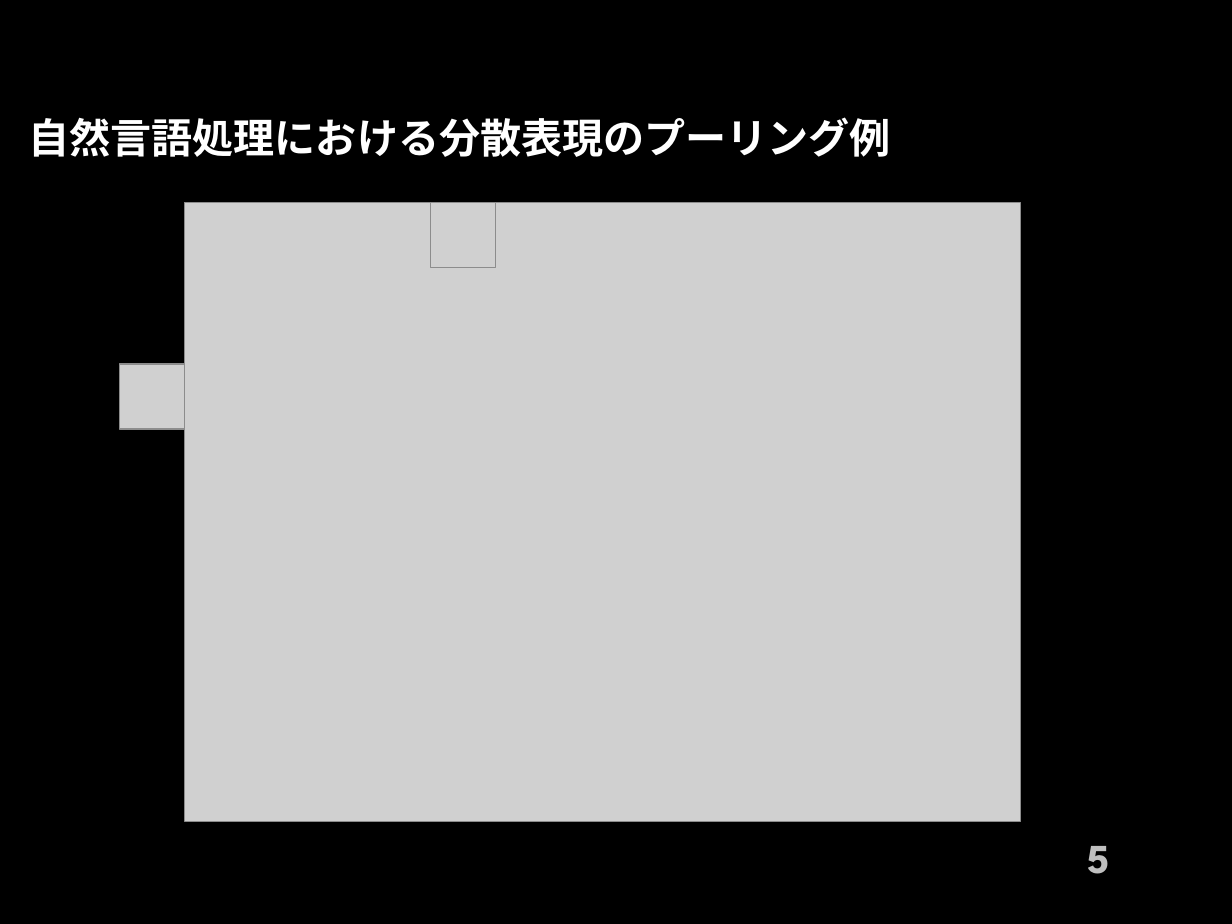
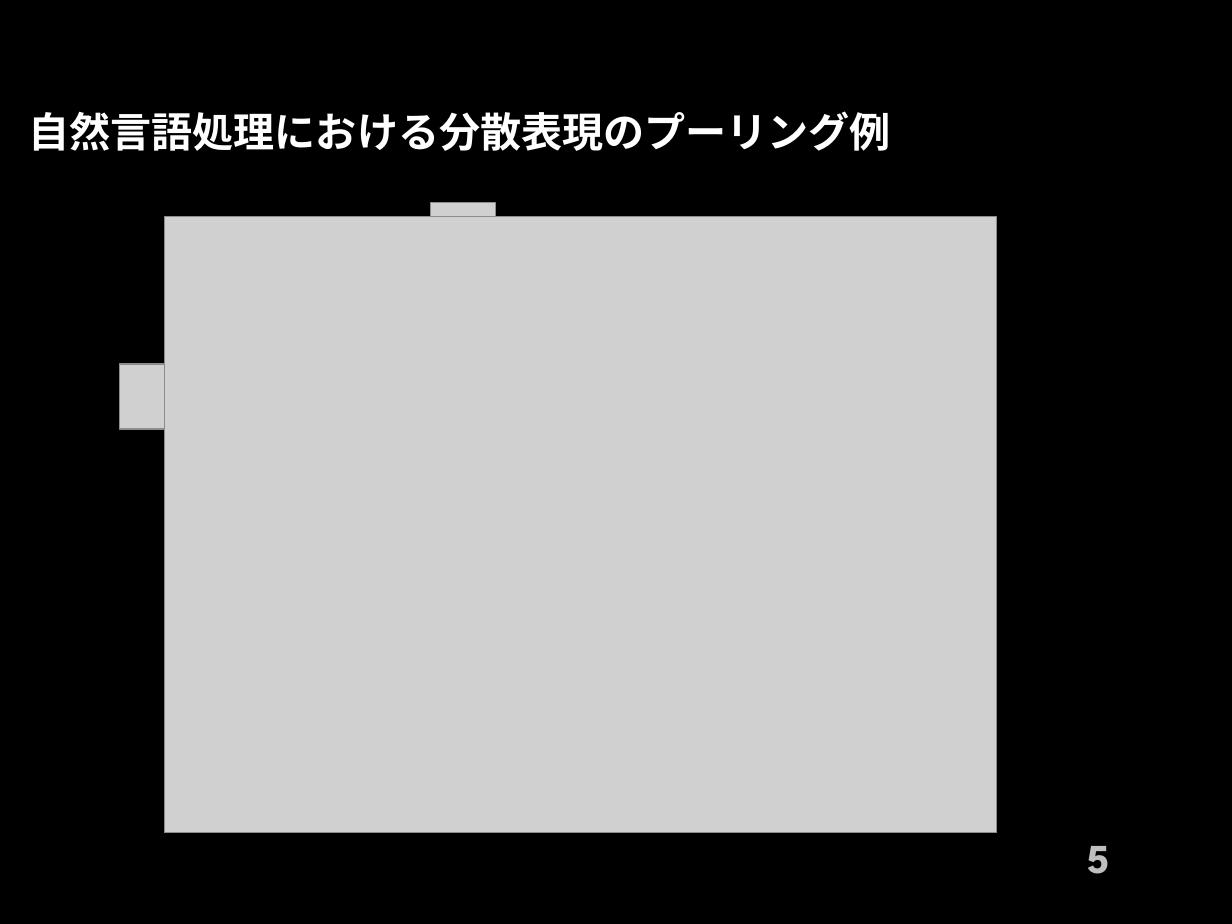
Before and after one commit to 1g-hub/takayama_b, a slide deck: slide 5 of prsn/shuron/Master_Slide_2210104043_Yusei_Takayama.pptx. Drawn at 1232x924 pixels with LibreOffice and Linux fonts; fonts in the diff are those of the drawing; grey boxes stand for pictures; background and template pictures are left out. Boxes give left, top, right and bottom in pixels: in the first picture for what was removed or moved away, otherwise in the second. Text is boxed around its words. In the diff, an @@ line names an element or a change of style, - is before the commit and + after.

```diff
--- a/prsn/shuron/Master_Slide_2210104043_Yusei_Takayama.pptx
+++ b/prsn/shuron/Master_Slide_2210104043_Yusei_Takayama.pptx
@@ text "自然言語処理における分散表現のプーリング例": place and size @@
-text "自然言語処理における分散表現のプーリング例" at bbox=[28, 117, 890, 157]
+text "自然言語処理における分散表現のプーリング例" at bbox=[28, 111, 890, 151]
@@ picture: place and size @@
-picture at bbox=[185, 202, 1021, 821]
+picture at bbox=[165, 217, 997, 833]
```
Also in this commit, not shown: 15 other slides changed, 5 slides added, 2 slides removed, 40 other files.
